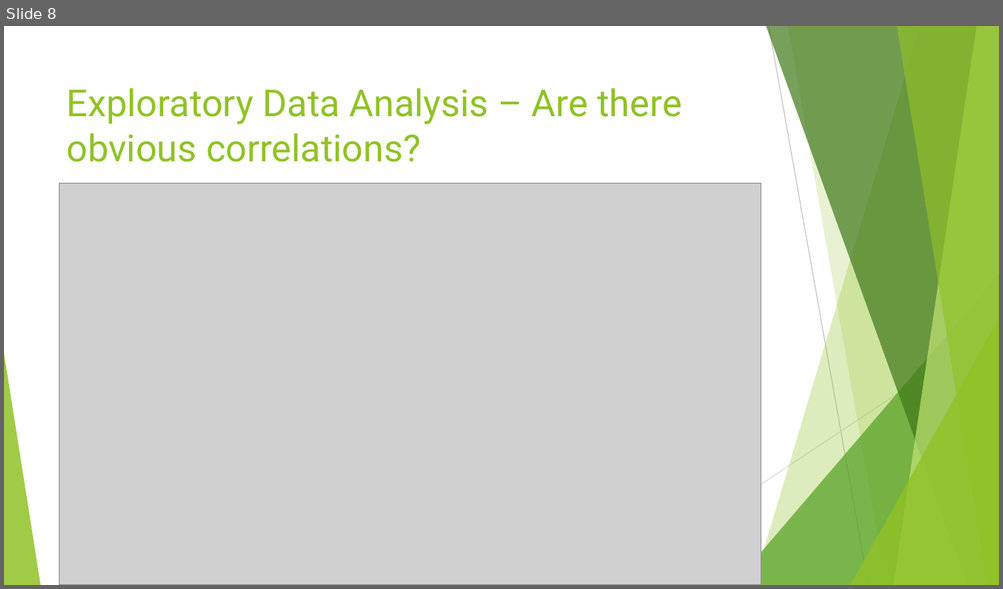
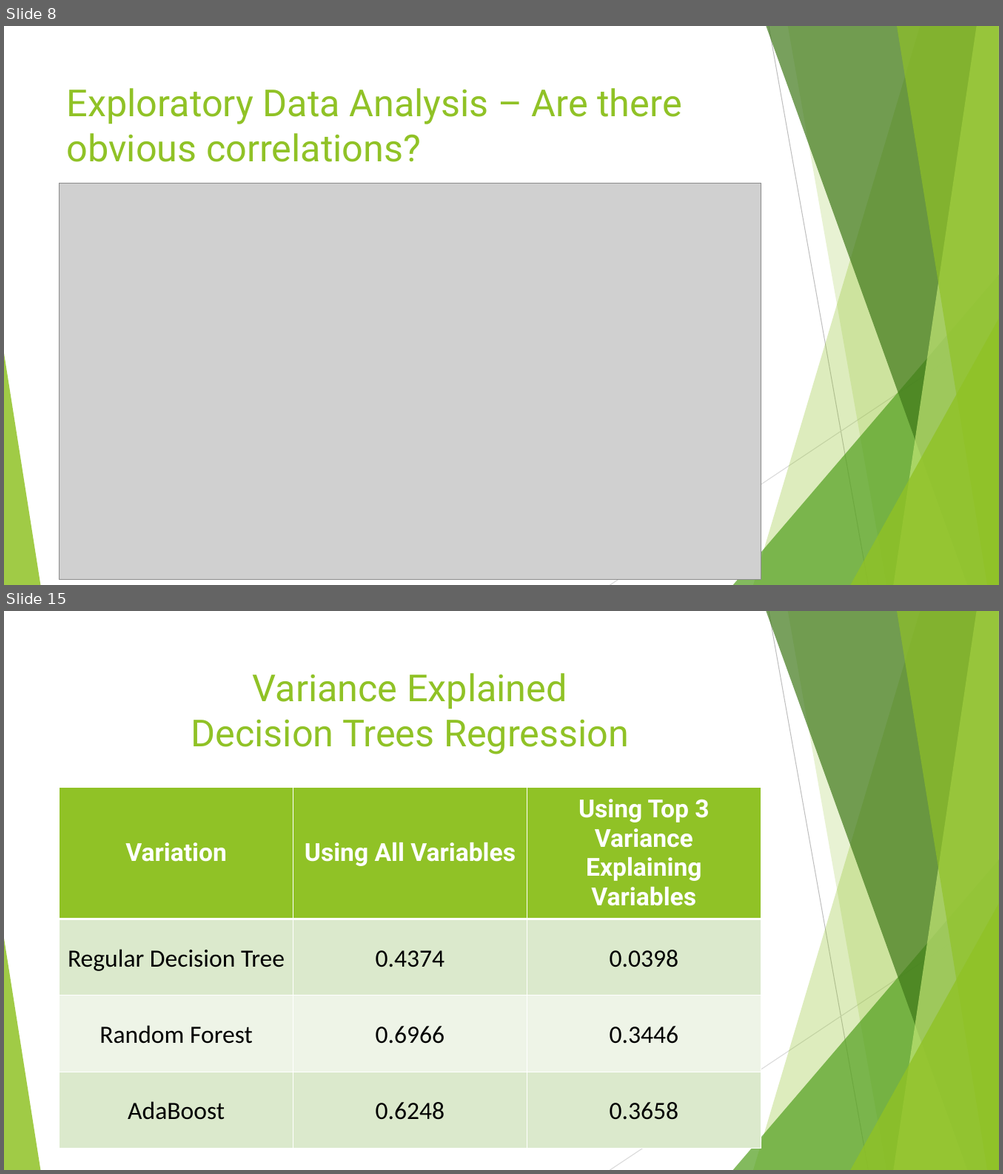
Before and after one commit to littlesiagoy/Springboard-Capstone-1, a slide deck: Capstone 1 Slidedeck.pptx. Shown one above the other, each under a label of ours: slide 8 before the commit, slides 8 and 15 after it; the slides between them are not shown. The pictures are 1003x589 and 1003x1174 pixels, drawn with LibreOffice and Linux fonts; fonts in the diff are those of the drawing; grey boxes stand for pictures. Boxes give left, top, right and bottom in pixels: in the first picture for what was removed or moved away, otherwise in the second. Text is boxed around its words. In the diff, an @@ line names an element or a change of style, - is before the commit and + after.

```diff
--- a/Capstone 1 Slidedeck.pptx
+++ b/Capstone 1 Slidedeck.pptx
@@ slide 15 added at (4, 611, 999, 1170), background #FFFFFF; not listed: 10 template elements that a slide beside it also shows @@
@@ title added at (191, 673, 629, 755), 36 pt, text #90C226 @@
+Variance Explained
+Decision Trees Regression
@@ table added at (60, 787, 760, 1148), 4 rows, 3 columns @@
+Variation | Using All Variables | Using Top 3 Variance Explaining Variables
+Regular Decision Tree | 0.4374 | 0.0398
+Random Forest | 0.6966 | 0.3446
+AdaBoost | 0.6248 | 0.3658
@@ slide 8 changed as well @@
@@ picture: place and size @@
-picture at (60, 184, 760, 585)
+picture at (60, 184, 760, 580)
```
Also in this commit, not shown: 11 other slides changed, 4 other slides added, 4 slides removed, 18 other files.
